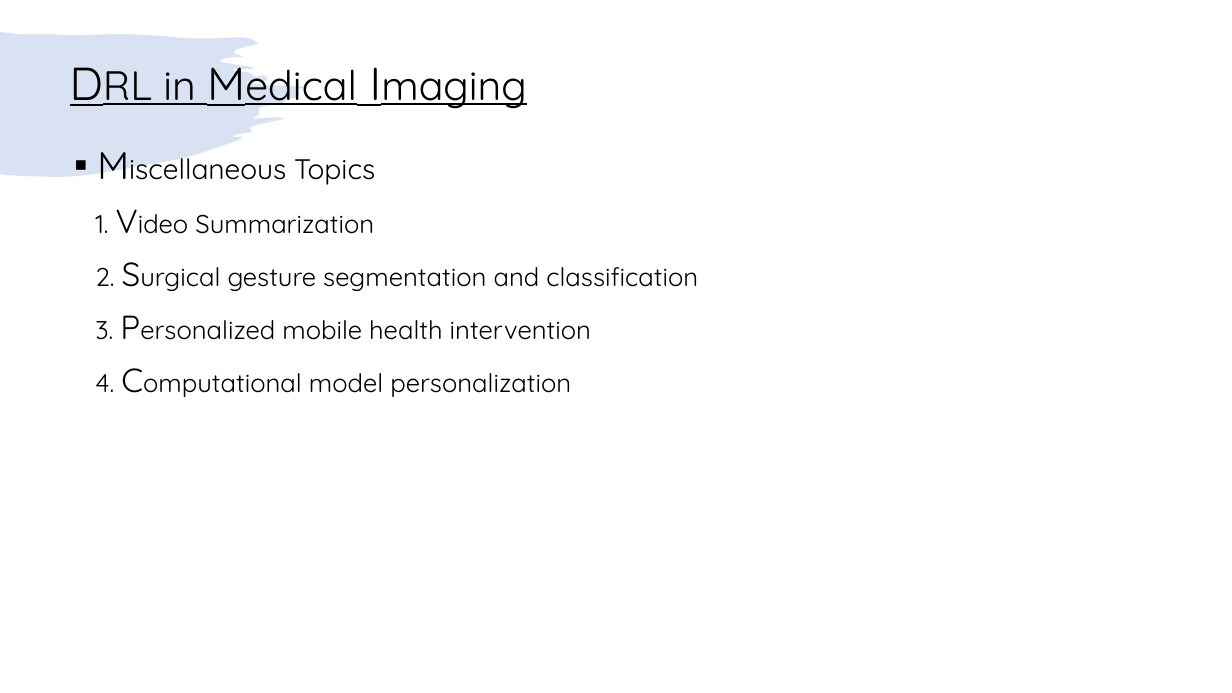
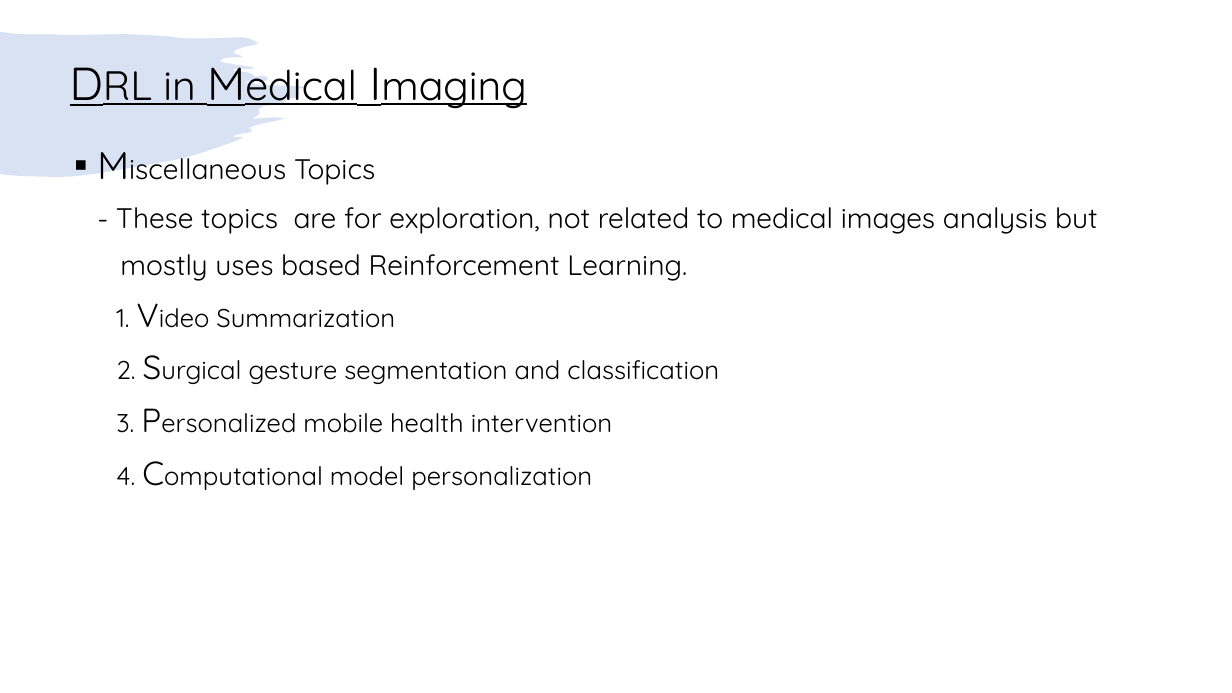
Before and after one commit to jocelynbaduria/cmpe-258_Deep-Learning, a slide deck: slide 38 of Short Story/Jocelyn_Baduria_DRL_Imaging_Literature_Review.pptx (slide 37 before the commit). Drawn at 1232x693 pixels with LibreOffice and Linux fonts; fonts in the diff are those of the drawing. Boxes give left, top, right and bottom in pixels: in the first picture for what was removed or moved away, otherwise in the second. Text is boxed around its words. In the diff, an @@ line names an element or a change of style, - is before the commit and + after.

```diff
--- a/Short Story/Jocelyn_Baduria_DRL_Imaging_Literature_Review.pptx
+++ b/Short Story/Jocelyn_Baduria_DRL_Imaging_Literature_Review.pptx
@@ text at box(116, 207, 1098, 281): paragraphs added @@
+- These topics are for exploration, not related to medical images analysis but
+mostly uses based Reinforcement Learning.
```
Also in this commit, not shown: 9 other slides changed, 3 slides added, 2 slides removed.
